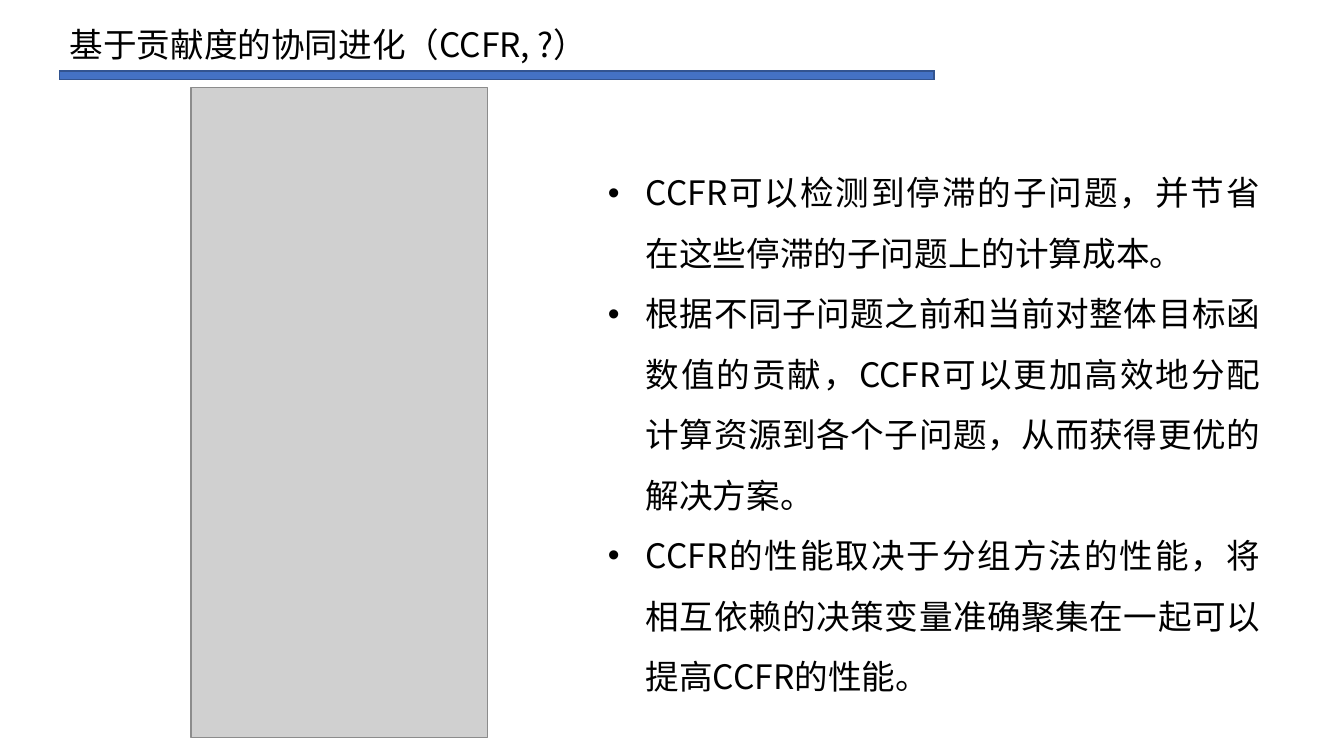
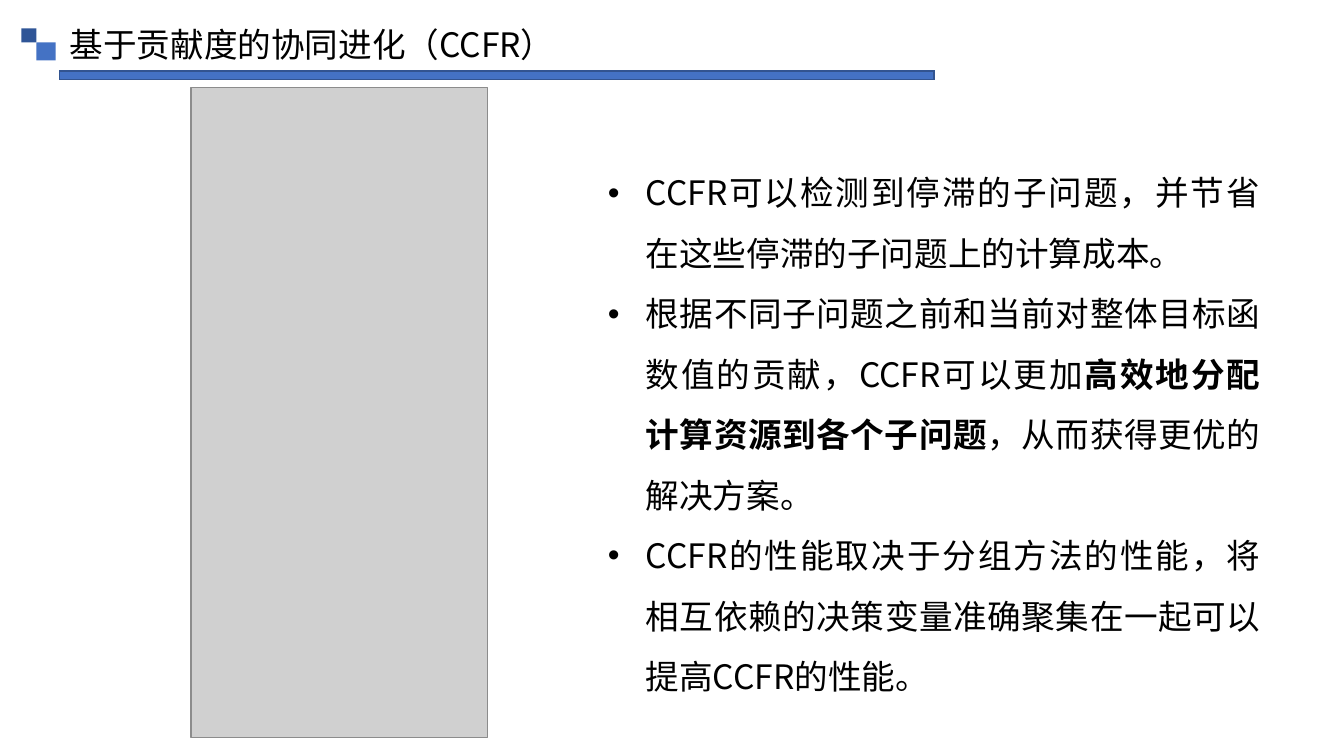
Before and after one commit to ezrealcong/AI_experiment, a slide deck: slide 9 of 演示PPT.pptx (slide 6 before the commit). Drawn at 1344x756 pixels with LibreOffice and Linux fonts; fonts in the diff are those of the drawing; grey boxes stand for pictures; background and template pictures are left out. Boxes give left, top, right and bottom in pixels: in the first picture for what was removed or moved away, otherwise in the second. Text is boxed around its words. In the diff, an @@ line names an element or a change of style, - is before the commit and + after.

```diff
--- a/演示PPT.pptx
+++ b/演示PPT.pptx
@@ rectangle added at box(21, 28, 36, 42), fill #2F5597 @@
@@ text at box(70, 28, 555, 60): text changed @@
-基于贡献度的协同进化（CCFR, ?）
+基于贡献度的协同进化（CCFR）
@@ rectangle added at box(36, 42, 55, 60), fill #4472C4 @@
@@ text at box(646, 297, 1261, 511): bold on in "根据不同子问题之前和当前对整体目标函数值的贡献，CCFR可以更加高效地分配计算资源到各个子问题，从而获得更优的解决方案。" @@
```
Also in this commit, not shown: 4 other slides changed, 6 slides added, 2 slides removed.
